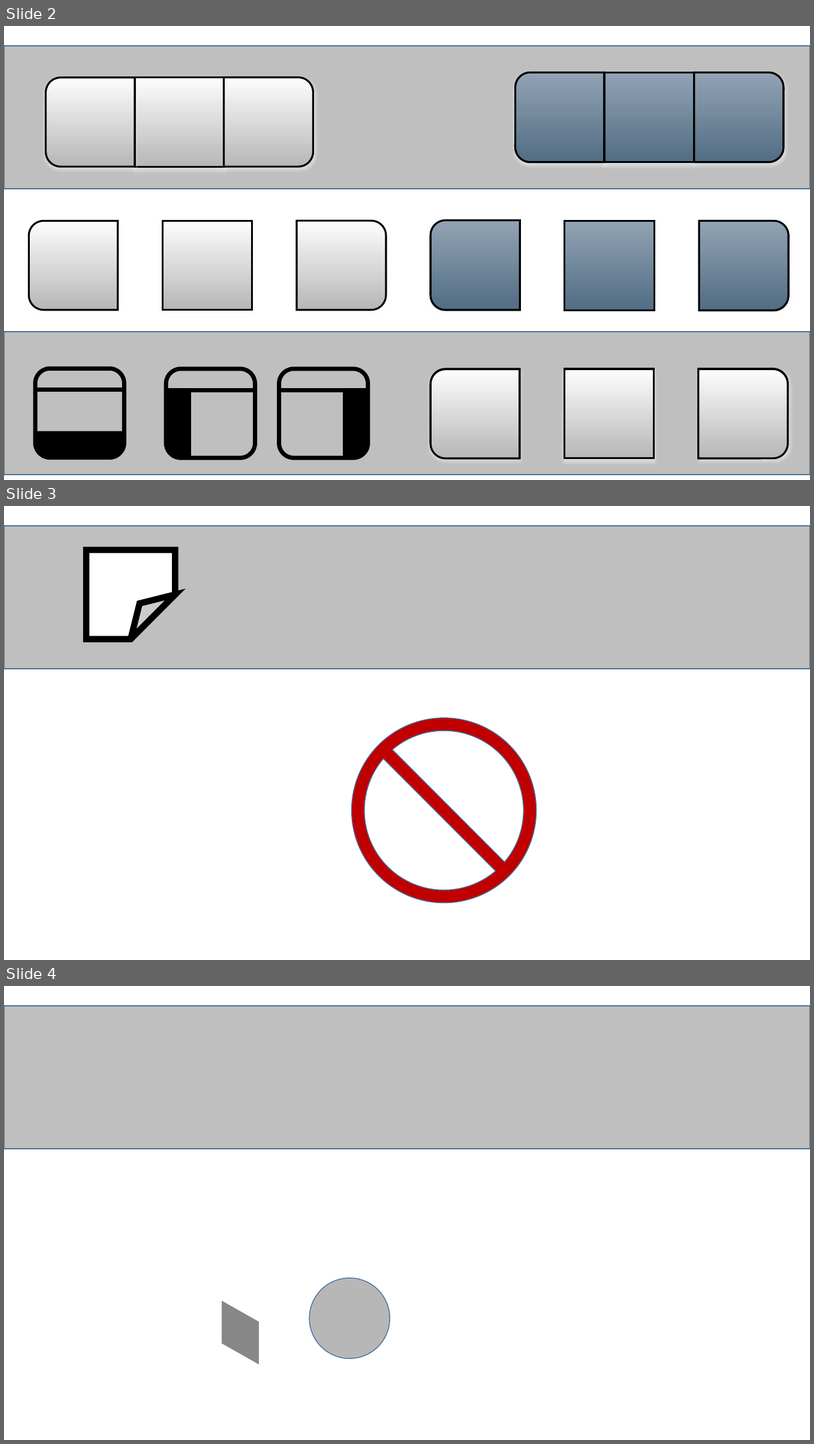
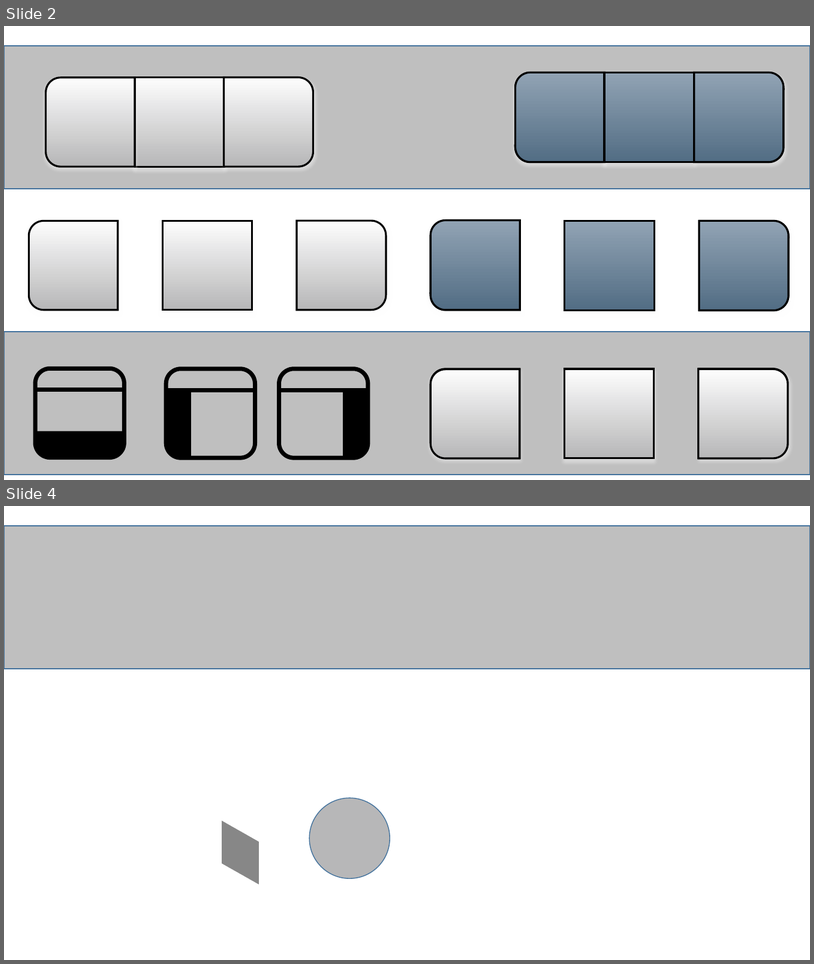
Before and after one commit to AThilenius/VoxelCraft, a slide deck: Docs/Gui.pptx. Shown one above the other, each under a label of ours: slides 2, 3 and 4 before the commit, slides 2 and 4 after it; the slides between them are not shown. The pictures are 814x1444 and 814x964 pixels, drawn with LibreOffice and Linux fonts; fonts in the diff are those of the drawing. Boxes give left, top, right and bottom in pixels: in the first picture for what was removed or moved away, otherwise in the second. Text is boxed around its words. In the diff, an @@ line names an element or a change of style, - is before the commit and + after.

```diff
--- a/Docs/Gui.pptx
+++ b/Docs/Gui.pptx
@@ slide 3 removed at (4, 506, 810, 960), background #FFFFFF @@
@@ rectangle removed at (4, 526, 810, 669) @@
@@ folded corner removed at (86, 550, 175, 639) @@
@@ no-entry sign removed at (352, 718, 537, 903) @@
```
Also in this commit, not shown: 1 slide added, 25 other files.
